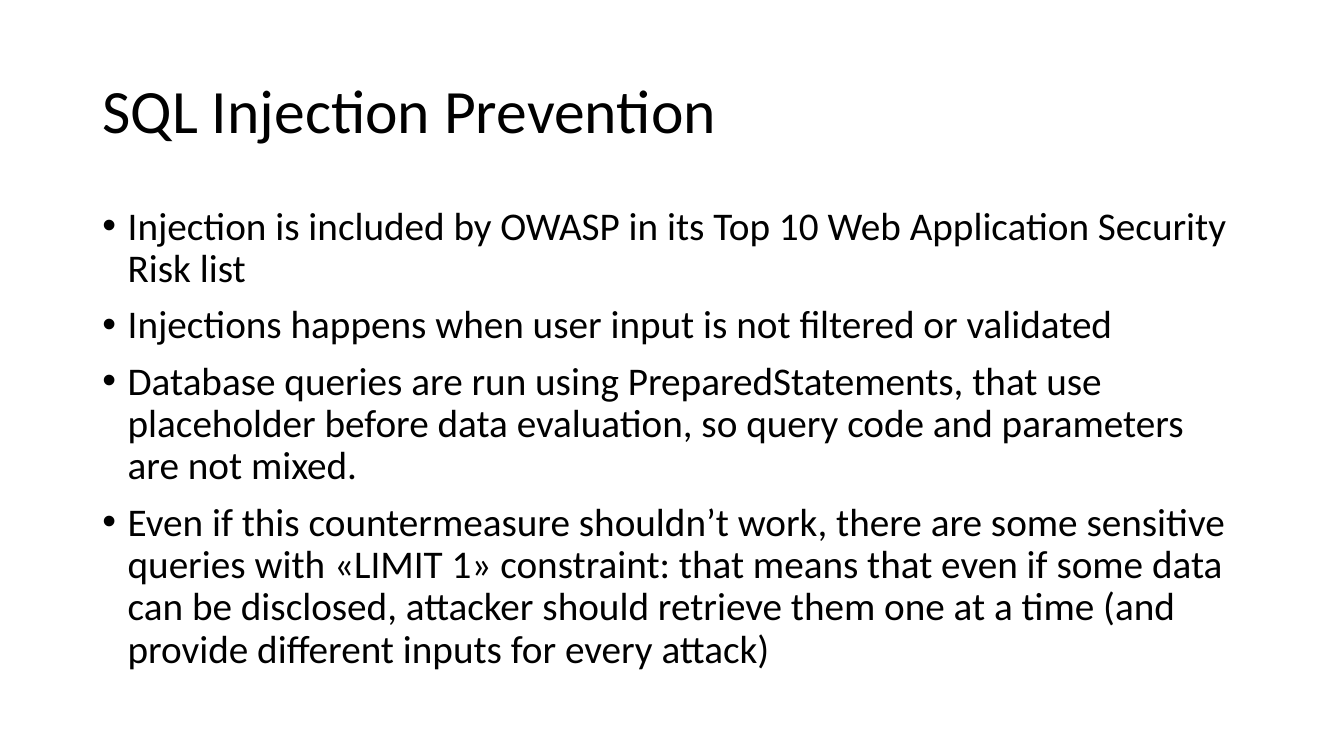
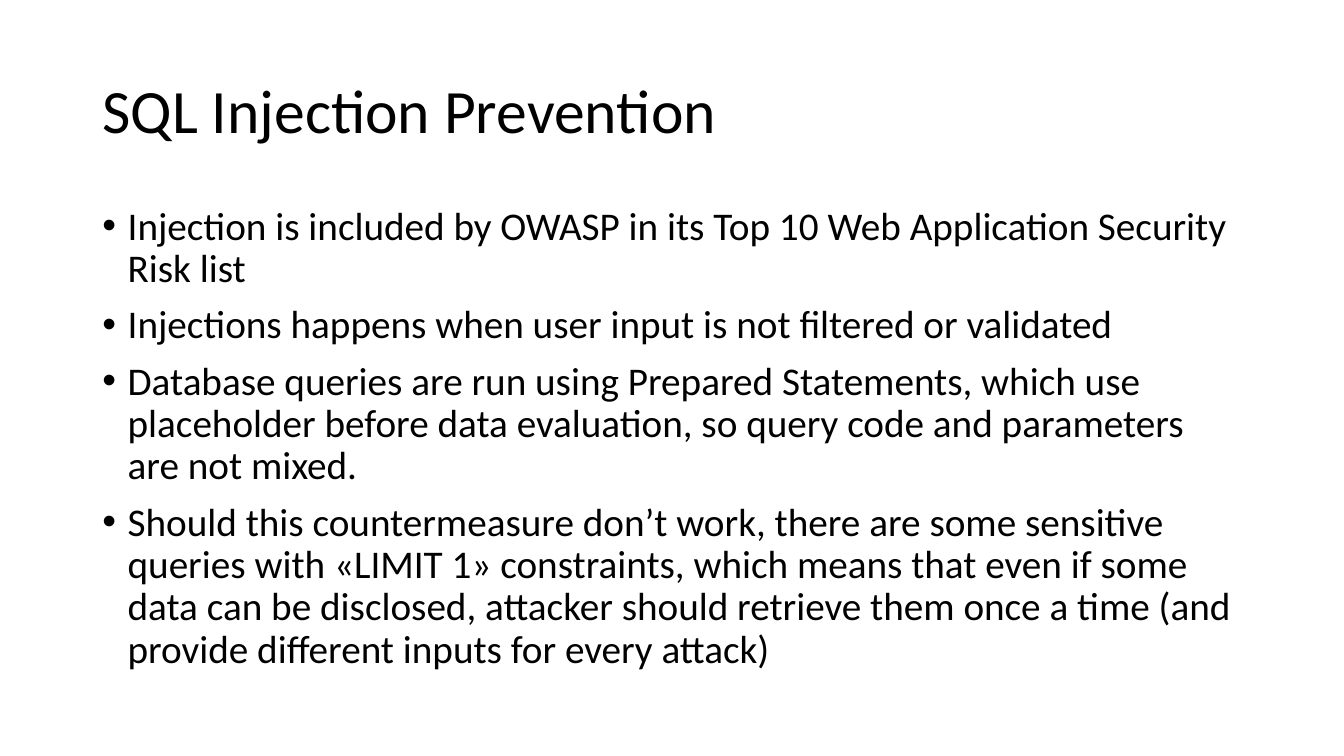
Before and after one commit to fparricelli/Encrypted-data-exchange-between-two-Arduino-boards-using-Symmetric-Encryption, a slide deck: slide 4 of Documentazione e cose così/Slide_concettuali_Luca.pptx. Drawn at 1344x756 pixels with LibreOffice and Linux fonts; fonts in the diff are those of the drawing. Boxes give left, top, right and bottom in pixels: in the first picture for what was removed or moved away, otherwise in the second. Text is boxed around its words. In the diff, an @@ line names an element or a change of style, - is before the commit and + after.

```diff
--- a/Documentazione e cose così/Slide_concettuali_Luca.pptx
+++ b/Documentazione e cose così/Slide_concettuali_Luca.pptx
@@ text at [128, 367, 1231, 670]: text changed @@
-• Database queries are run using PreparedStatements, that use placeholder before data evaluation, so query code and parameters are not mixed.
-• Even if this countermeasure shouldn’t work, there are some sensitive queries with «LIMIT 1» constraint: that means that even if some data can be disclosed, attacker should retrieve them one at a time (and provide different inputs for every attack)
+• Database queries are run using Prepared Statements, which use placeholder before data evaluation, so query code and parameters are not mixed.
+• Should this countermeasure don’t work, there are some sensitive queries with «LIMIT 1» constraints, which means that even if some data can be disclosed, attacker should retrieve them once a time (and provide different inputs for every attack)
```
Also in this commit, not shown: 5 other slides changed, 5 slides added, 32 other files.
